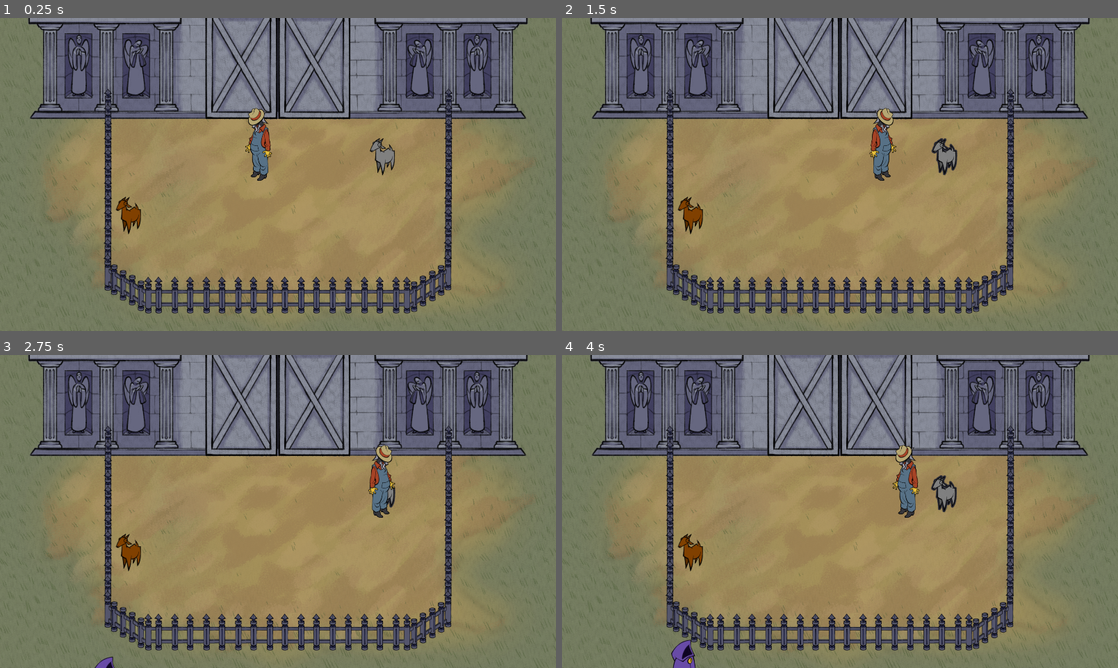
Above: before the commit, frames 1-4 (two rows, left to right).
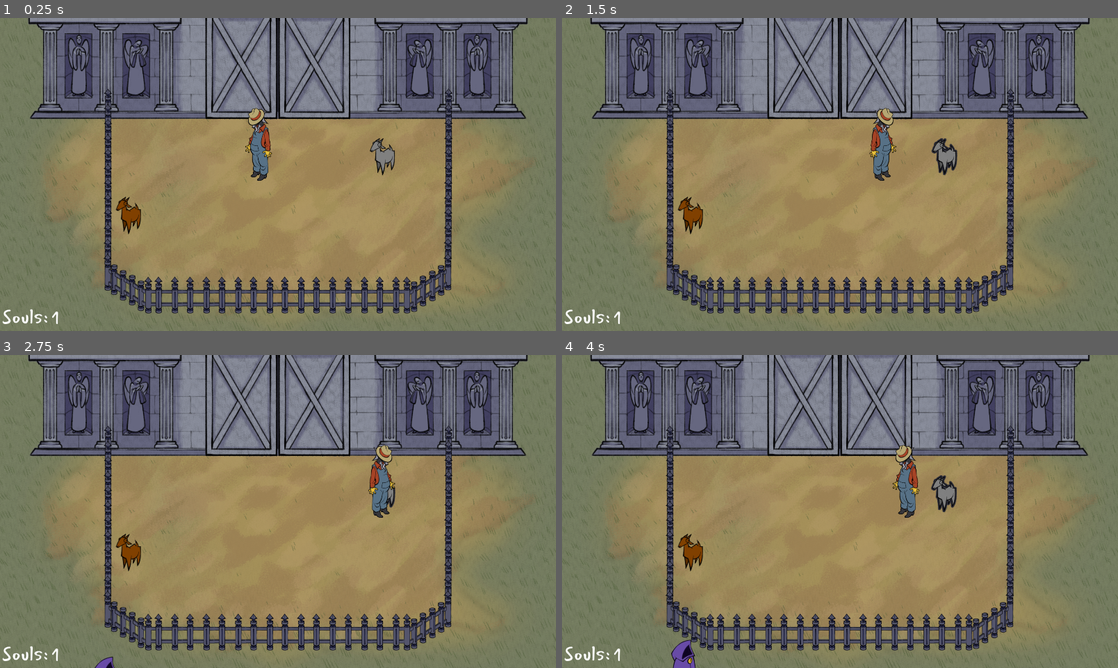
Above: after the commit, the same moments.

Repository: jadicodes/goat-game
Game: Godot game, scene res://farm/farm.tscn
The game is run twice, just before and just after one commit, with the same random seed, the same clock (stepped at 60 frames per second) and the same inputs.
Inputs (mouse positions are in pixels of both pictures, inside the frame that each line leads up to):
- Up to frame 1 (0.25 s): no input
- Up to frame 2 (1.5 s): tap Enter at 0.5 s; move the mouse to (962, 158) at 0.52 s; hold D (move_right) 0.53-1.25 s; hold E (interact) 0.53-1.25 s; click (962, 158) at 0.67 s; drag from (728, 190) to (840, 80) at 1.27 s
- Up to frame 3 (2.75 s): tap Space at 2 s; move the mouse to (333, 442) at 2.02 s; hold D (move_right) from 2.03 s (still down); tap Alt at 2.1 s
- Up to frame 4 (4 s): release D (move_right) at 2.75 s; drag from (812, 574) to (689, 561) at 2.77 s; move the mouse to (1006, 558) at 3.52 s; hold A (move_left) from 3.53 s (still down); hold E (interact) from 3.53 s (still down)

The runs differ from the first frame. In frame 1, 0.2% of the frame differs, in the area x 0-11%, y 92-98%; in frame 2, 0.2%; in frame 3, 0.2%; in frame 4, 0.2%.

Commit message:
Start goat sacrifice implementation

Diff:
--- a/project/barn/barn.tscn
+++ b/project/barn/barn.tscn
@@ -8,6 +8,7 @@
 [ext_resource type="AudioStream" uid="uid://b3au662250f0b" path="res://audio/noise/freaky_1.wav" id="6_o0ecb"]
 [ext_resource type="AudioStream" uid="uid://714q28uw0a8w" path="res://audio/noise/freaky_2.wav" id="7_1sw7u"]
 [ext_resource type="AudioStream" uid="uid://db05nb02dtslf" path="res://audio/noise/goat_eyes_emoji.wav" id="8_1yres"]
+[ext_resource type="Texture2D" uid="uid://cwfnhd7qfmv3a" path="res://barn/sacrifice.png" id="9_1sw7u"]
 
 [sub_resource type="Animation" id="Animation_bhhye"]
 length = 0.001
@@ -46,6 +47,18 @@
 "transitions": PackedFloat32Array(1),
 "update": 0,
 "values": [Vector2(1, 1)]
+}
+tracks/3/type = "value"
+tracks/3/imported = false
+tracks/3/enabled = true
+tracks/3/path = NodePath("Sacrifice:modulate")
+tracks/3/interp = 1
+tracks/3/loop_wrap = true
+tracks/3/keys = {
+"times": PackedFloat32Array(0),
+"transitions": PackedFloat32Array(1),
+"update": 0,
+"values": [Color(1, 1, 1, 0)]
 }
 
 [sub_resource type="Animation" id="Animation_a5wdv"]
@@ -108,11 +121,27 @@
 "values": [Color(0, 0, 0, 0), Color(0, 0, 0, 0.74902)]
 }
 
+[sub_resource type="Animation" id="Animation_1yres"]
+resource_name = "sacrifice"
+tracks/0/type = "value"
+tracks/0/imported = false
+tracks/0/enabled = true
+tracks/0/path = NodePath("Sacrifice:modulate")
+tracks/0/interp = 1
+tracks/0/loop_wrap = true
+tracks/0/keys = {
+"times": PackedFloat32Array(0, 1),
+"transitions": PackedFloat32Array(1, 1),
+"update": 0,
+"values": [Color(1, 1, 1, 0), Color(1, 1, 1, 1)]
+}
+
 [sub_resource type="AnimationLibrary" id="AnimationLibrary_bhhye"]
 _data = {
 &"RESET": SubResource("Animation_bhhye"),
 &"barn_shake": SubResource("Animation_a5wdv"),
-&"barn_sleep": SubResource("Animation_pjnw1")
+&"barn_sleep": SubResource("Animation_pjnw1"),
+&"sacrifice": SubResource("Animation_1yres")
 }
 
 [sub_resource type="AudioStreamRandomizer" id="AudioStreamRandomizer_jm2h7"]
@@ -135,6 +164,11 @@
 [node name="Sprite2D" type="Sprite2D" parent="."]
 texture = ExtResource("1_02c0v")
 
+[node name="Sacrifice" type="Sprite2D" parent="."]
+modulate = Color(1, 1, 1, 0)
+position = Vector2(-16, 95)
+texture = ExtResource("9_1sw7u")
+
 [node name="BarnDoor" parent="." node_paths=PackedStringArray("_conductor") instance=ExtResource("2_slllp")]
 collision_layer = 5
 _conductor = NodePath("../BarnActionConductor")
--- /dev/null
+++ b/project/barn/barn_action/sacrifice_goat_barn_action.gd
@@ -0,0 +1,26 @@
+class_name SacrificeGoatBarnAction
+extends BarnAction
+
+var _goat: Goat
+
+
+func _init(barn_action_conductor: BarnActionConductor, data: Dictionary = {}) -> void:
+	super._init(barn_action_conductor, data)
+
+	assert(data.has("goats"), "BreedGoatBarnAction requires 'goats' in data.")
+
+	_goat = data.goats[0]
+
+
+func activate() -> void:
+	# Kill goat
+	# Add 1 goat soul
+
+	_goat.state_machine.transition_to_next_state(GoatState.IDLE)
+
+
+static func is_applicable(data: Dictionary = {}) -> bool:
+	if not data.has("goats"):
+		return false
+
+	return data.goats.size() == 2
--- a/project/barn/barn_door.gd
+++ b/project/barn/barn_door.gd
@@ -50,6 +50,38 @@
 func _bundle_complete(bundle: GoatBundle) -> void:
 	_conductor.add_goats(bundle.get_goats())
 	bundle.complete.disconnect(_bundle_complete)
+
+
+func _sacrifice_goat(farmer: Node2D) -> void:
+	_animation_player.play("door_open")
+
+	await _animation_player.animation_finished
+
+	farmer.visible = false
+
+	_animation_player.play_backwards("door_open")
+
+	await _animation_player.animation_finished
+
+	_animation_player.play("sacrifice")
+
+	# Update souls
+
+	await _animation_player.animation_finished
+
+	_animation_player.play_backwards("sacrifice")
+
+	await _animation_player.animation_finished
+
+	_animation_player.play("door_open")
+
+	await _animation_player.animation_finished
+
+	farmer.visible = true
+
+	_animation_player.play_backwards("door_open")
+
+	await _animation_player.animation_finished
 
 
 func _go_to_sleep(farmer: Node2D) -> void:
--- a/project/farm/farm.tscn
+++ b/project/farm/farm.tscn
@@ -59,4 +59,21 @@
 position = Vector2(-96, 384)
 rotation = 1.5708
 
+[node name="SoulsLabel" type="Label" parent="."]
+offset_left = 7.0
+offset_top = 981.0
+offset_right = 166.0
+offset_bottom = 1083.0
+theme_override_font_sizes/font_size = 64
+text = "Souls:"
+
+[node name="NumberLabel" type="Label" parent="SoulsLabel"]
+layout_mode = 0
+offset_left = 169.0
+offset_top = 3.0
+offset_right = 244.0
+offset_bottom = 105.0
+theme_override_font_sizes/font_size = 64
+text = "1"
+
 [connection signal="day_advanced" from="Barn" to="." method="_on_barn_day_advanced"]
--- a/project/goat/goat.tscn
+++ b/project/goat/goat.tscn
@@ -97,5 +97,6 @@
 [node name="AudioStreamPlayer" type="AudioStreamPlayer" parent="."]
 unique_name_in_owner = true
 stream = SubResource("AudioStreamRandomizer_wq21q")
+volume_db = -13.0
 
 [connection signal="area_entered" from="HitBox" to="." method="_on_hit_box_area_entered"]
Not shown: 1 places in project/barn/barn.tscn that only renumber resources
Not shown, added: project/barn/barn_action/sacrifice_goat_barn_action.gd.uid
Binary file added: project/barn/sacrifice.png
Not shown, added: project/barn/sacrifice.png.import
Not shown: 1 places in project/goat/goat.tscn that only renumber resources
Not shown: 1 places in project/shopper/shopper.tscn that only renumber resources
Not shown, added: project/barn/barn.png-autosave.kra
Not shown, added: project/ui/signature.png-autosave.kra
